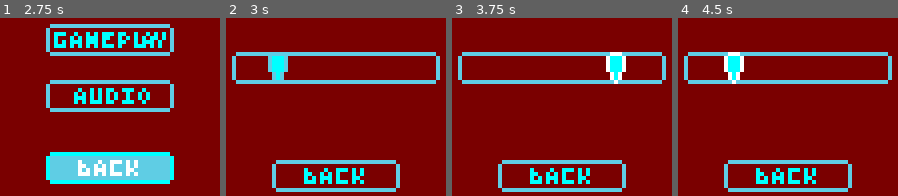
Above: before the commit, frames 1-4 (left to right).
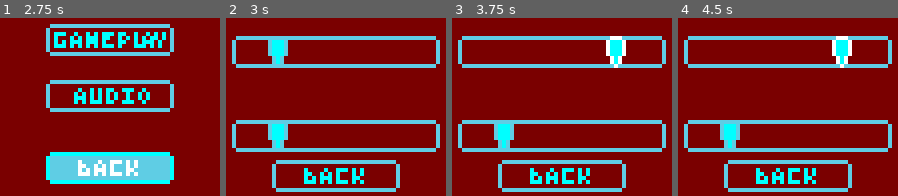
Above: after the commit, the same moments.

Repository: ReubenU/Project-Livid-Strawberries
Game: Godot game, scene res://MainGameScene.tscn
Two runs of this game, one before a commit and one after it. Both use one fixed random seed, a clock stepped at 60 frames per second and the inputs below. Sound files missing from this copy of the repository are replaced by a short silence.
Inputs (mouse positions are in pixels of both pictures, inside the frame that each line leads up to):
- Up to frame 1 (2.75 s): click (110, 144) at 0.5 s; click (110, 39) at 1.25 s; click (110, 176) at 2 s
- Up to frame 2 (3 s): click (336, 96) at 2.75 s
- Up to frame 3 (3.75 s): tap Enter at 3.5 s; move the mouse to (619, 55) at 3.52 s; hold D (move_right) from 3.53 s (still down); hold Ctrl (crouch) from 3.53 s (still down); click (619, 55) at 3.67 s
- Up to frame 4 (4.5 s): tap Space (jump) at 3.77, 4.25 s; move the mouse to (737, 80) at 4.27 s; release D (move_right) at 4.28 s; release Ctrl (crouch) at 4.28 s; hold S (move_backward) from 4.28 s (still down); click (737, 80) at 4.35 s

Frame 1 is identical in both runs. In frame 2, 16% of the frame differs, in the area x 2-98%, y 10-76%; in frame 3, 16%; in frame 4, 16%.

Commit message:
Fixed audio controls
 - Fixed audio slider so it also edits the music.
 - Separated the SFX and music volume sliders.
 - Optimized GUI SFX code.

Diff:
--- a/Assets/GlobalScripts/GUI_SFX_Handler.gd
+++ b/Assets/GlobalScripts/GUI_SFX_Handler.gd
@@ -4,72 +4,53 @@
 onready var gui_cancel = $GUICancel
 onready var gui_hover = $GUISelect
 onready var menumusic = $MenuMusic
+onready var gamemusic = $GameMusic
+onready var samplefoley = $SamplePlayerFoley
 
 onready var ingame_hud = $"../GUI System/In-game HUD"
 
 func _ready():
-	menumusic.volume_db = linear2db(GameSettings.audio_volume/100.0)
+	menumusic.volume_db = linear2db(GameSettings.music_volume/100.0)
+	gamemusic.volume_db = linear2db(GameSettings.music_volume/100.0)
+
+	gui_click.volume_db = linear2db(GameSettings.sfx_volume/100.0)
+	gui_hover.volume_db = linear2db((GameSettings.sfx_volume*4)/100.0)
+	gui_cancel.volume_db = linear2db(GameSettings.sfx_volume/100.0)
 
 func _process(_delta):
 	if (ingame_hud.visible):
 		menumusic.stop()
+		if (!gamemusic.playing):
+			gamemusic.play()
 	else:
 		if (!menumusic.playing):
 			menumusic.play()
+			gamemusic.stop()
+
 
 func play_gui_sfx(sfx):
 	sfx.play()
 
+func _on_Mouse_Hover():
+	play_gui_sfx(gui_hover)
+
+func _on_Mouse_Click():
+	play_gui_sfx(gui_click)
+
+func _on_Back_Button_Clicked():
+	play_gui_sfx(gui_cancel)
 
 
-func _on_Play_Game_Button_pressed():
-	play_gui_sfx(gui_click)
+func _on_Music_Slider_value_changed(value):
+	menumusic.volume_db = linear2db(value/100.0)
+	gamemusic.volume_db = linear2db(value/100.0)
 
-func _on_Play_Game_Button_mouse_entered():
-	play_gui_sfx(gui_hover)
+func _on_SFX_Slider_value_changed(value):
+	gui_click.volume_db = linear2db(value/100.0)
+	gui_hover.volume_db = linear2db((value*2)/100.0)
+	gui_cancel.volume_db = linear2db(value/100.0)
 
-func _on_Settings_Button_pressed():
-	play_gui_sfx(gui_click)
+	samplefoley.volume_db = linear2db(value/100.0)
 
-func _on_Settings_Button_mouse_entered():
-	play_gui_sfx(gui_hover)
-
-# Settings buttons
-func _on_Gameplay_Options_Button_pressed():
-	play_gui_sfx(gui_click)
-
-func _on_Gameplay_Options_Button_mouse_entered():
-	play_gui_sfx(gui_hover)
-
-func _on_Audio_Options_Button_pressed():
-	play_gui_sfx(gui_click)
-
-func _on_Audio_Options_Button_mouse_entered():
-	play_gui_sfx(gui_hover)
-
-func _on_BackButton_pressed():
-	play_gui_sfx(gui_cancel)
-
-func _on_BackButton_mouse_entered():
-	play_gui_sfx(gui_hover)
-
-# Pause Menu
-func _on_Resume_pressed():
-	play_gui_sfx(gui_click)
-
-func _on_Resume_mouse_entered():
-	play_gui_sfx(gui_hover)
-
-func _on_Quit_pressed():
-	play_gui_sfx(gui_cancel)
-
-func _on_Quit_mouse_entered():
-	play_gui_sfx(gui_hover)
-
-
-func _on_Return_pressed():
-	play_gui_sfx(gui_click)
-
-
-func _on_Return_mouse_entered():
-	play_gui_sfx(gui_hover)
+	if (!samplefoley.playing):
+		samplefoley.play()
--- a/Assets/GlobalScripts/GameSettings.gd
+++ b/Assets/GlobalScripts/GameSettings.gd
@@ -3,4 +3,5 @@
 var mouse_sensitivity:float = 20
 var mouse_smoothing:float = 40
 
-var audio_volume:float = 20
+var music_volume:float = 10
+var sfx_volume:float = 10
--- a/MainGameScene.tscn
+++ b/MainGameScene.tscn
@@ -27,6 +27,8 @@
 [ext_resource path="res://Assets/Audio/SFX/UI_Hover_Down.wav" type="AudioStream" id=25]
 [ext_resource path="res://Assets/Audio/SFX/UI_Cancel.wav" type="AudioStream" id=26]
 [ext_resource path="res://Assets/Audio/Menu_MX_v1-B.mp3" type="AudioStream" id=27]
+[ext_resource path="res://Assets/Audio/Gameplay_MX.wav" type="AudioStream" id=28]
+[ext_resource path="res://Assets/Audio/SFX/TetherGun_NoSurface.wav" type="AudioStream" id=29]
 
 [sub_resource type="DynamicFont" id=1]
 size = 32
@@ -279,25 +281,39 @@
 "_edit_lock_": true
 }
 
-[node name="AudioVolumeLabel" type="Label" parent="GUI System/Settings Menu/Audio Options"]
+[node name="Music Slider Label" type="Label" parent="GUI System/Settings Menu/Audio Options"]
 anchor_left = 0.5
 anchor_top = 0.5
 anchor_right = 0.5
 anchor_bottom = 0.5
 margin_left = -18.0
-margin_top = -18.0
+margin_top = -22.0
 margin_right = 19.0
-margin_bottom = -4.0
+margin_bottom = -8.0
 custom_colors/font_color = Color( 0, 1, 1, 1 )
 custom_fonts/font = SubResource( 7 )
-text = "Audio Vol."
-align = 1
-
-[node name="VolumeSlider" type="HSlider" parent="GUI System/Settings Menu/Audio Options"]
+text = "Music Vol."
+align = 1
+
+[node name="SFX Slider Label" type="Label" parent="GUI System/Settings Menu/Audio Options"]
+anchor_left = 0.5
+anchor_top = 0.5
+anchor_right = 0.5
+anchor_bottom = 0.5
+margin_left = -18.0
+margin_top = -1.0
+margin_right = 19.0
+margin_bottom = 13.0
+custom_colors/font_color = Color( 0, 1, 1, 1 )
+custom_fonts/font = SubResource( 7 )
+text = "SFX Vol."
+align = 1
+
+[node name="MusicSlider" type="HSlider" parent="GUI System/Settings Menu/Audio Options"]
 margin_left = 6.0
-margin_top = 28.0
+margin_top = 24.0
 margin_right = 58.0
-margin_bottom = 36.0
+margin_bottom = 32.0
 custom_icons/grabber_highlight = ExtResource( 12 )
 custom_icons/grabber = ExtResource( 11 )
 custom_styles/slider = SubResource( 13 )
@@ -305,6 +321,18 @@
 custom_styles/grabber_area = SubResource( 15 )
 value = 20.0
 
+[node name="SFXslider" type="HSlider" parent="GUI System/Settings Menu/Audio Options"]
+margin_left = 6.0
+margin_top = 45.0
+margin_right = 58.0
+margin_bottom = 53.0
+custom_icons/grabber_highlight = ExtResource( 12 )
+custom_icons/grabber = ExtResource( 11 )
+custom_styles/slider = SubResource( 13 )
+custom_styles/grabber_area_highlight = SubResource( 14 )
+custom_styles/grabber_area = SubResource( 15 )
+value = 20.0
+
 [node name="BackButton" type="TextureButton" parent="GUI System/Settings Menu/Audio Options"]
 anchor_left = 0.5
 anchor_top = 1.0
@@ -403,41 +431,50 @@
 
 [node name="GUISelect" type="AudioStreamPlayer" parent="GUI SFX"]
 stream = ExtResource( 25 )
+volume_db = 1.0
 
 [node name="MenuMusic" type="AudioStreamPlayer" parent="GUI SFX"]
 stream = ExtResource( 27 )
-autoplay = true
+
+[node name="GameMusic" type="AudioStreamPlayer" parent="GUI SFX"]
+stream = ExtResource( 28 )
+
+[node name="SamplePlayerFoley" type="AudioStreamPlayer" parent="GUI SFX"]
+stream = ExtResource( 29 )
 
 [connection signal="button_down" from="GUI System/MainMenu/Play Game Button" to="GUI System" method="_on_Play_Game_Button_button_down"]
-[connection signal="mouse_entered" from="GUI System/MainMenu/Play Game Button" to="GUI SFX" method="_on_Play_Game_Button_mouse_entered"]
-[connection signal="pressed" from="GUI System/MainMenu/Play Game Button" to="GUI SFX" method="_on_Play_Game_Button_pressed"]
-[connection signal="mouse_entered" from="GUI System/MainMenu/Settings Button" to="GUI SFX" method="_on_Settings_Button_mouse_entered"]
+[connection signal="mouse_entered" from="GUI System/MainMenu/Play Game Button" to="GUI SFX" method="_on_Mouse_Hover"]
+[connection signal="pressed" from="GUI System/MainMenu/Play Game Button" to="GUI SFX" method="_on_Mouse_Click"]
+[connection signal="mouse_entered" from="GUI System/MainMenu/Settings Button" to="GUI SFX" method="_on_Mouse_Hover"]
 [connection signal="pressed" from="GUI System/MainMenu/Settings Button" to="GUI System" method="_on_Settings_Button_pressed"]
-[connection signal="pressed" from="GUI System/MainMenu/Settings Button" to="GUI SFX" method="_on_Settings_Button_pressed"]
-[connection signal="mouse_entered" from="GUI System/Settings Menu/Button Menu/Gameplay Options Button" to="GUI SFX" method="_on_Gameplay_Options_Button_mouse_entered"]
+[connection signal="pressed" from="GUI System/MainMenu/Settings Button" to="GUI SFX" method="_on_Mouse_Click"]
+[connection signal="mouse_entered" from="GUI System/Settings Menu/Button Menu/Gameplay Options Button" to="GUI SFX" method="_on_Mouse_Hover"]
 [connection signal="pressed" from="GUI System/Settings Menu/Button Menu/Gameplay Options Button" to="GUI System/Settings Menu" method="_on_Gameplay_Options_Button_pressed"]
-[connection signal="pressed" from="GUI System/Settings Menu/Button Menu/Gameplay Options Button" to="GUI SFX" method="_on_Gameplay_Options_Button_pressed"]
-[connection signal="mouse_entered" from="GUI System/Settings Menu/Button Menu/Audio Options Button" to="GUI SFX" method="_on_Audio_Options_Button_mouse_entered"]
+[connection signal="pressed" from="GUI System/Settings Menu/Button Menu/Gameplay Options Button" to="GUI SFX" method="_on_Mouse_Click"]
+[connection signal="mouse_entered" from="GUI System/Settings Menu/Button Menu/Audio Options Button" to="GUI SFX" method="_on_Mouse_Hover"]
 [connection signal="pressed" from="GUI System/Settings Menu/Button Menu/Audio Options Button" to="GUI System/Settings Menu" method="_on_Audio_Options_Button_pressed"]
-[connection signal="pressed" from="GUI System/Settings Menu/Button Menu/Audio Options Button" to="GUI SFX" method="_on_Audio_Options_Button_pressed"]
-[connection signal="mouse_entered" from="GUI System/Settings Menu/Button Menu/BackButton" to="GUI SFX" method="_on_BackButton_mouse_entered"]
+[connection signal="pressed" from="GUI System/Settings Menu/Button Menu/Audio Options Button" to="GUI SFX" method="_on_Mouse_Click"]
+[connection signal="mouse_entered" from="GUI System/Settings Menu/Button Menu/BackButton" to="GUI SFX" method="_on_Mouse_Hover"]
 [connection signal="pressed" from="GUI System/Settings Menu/Button Menu/BackButton" to="GUI System/Settings Menu" method="_on_BackButton_pressed"]
-[connection signal="pressed" from="GUI System/Settings Menu/Button Menu/BackButton" to="GUI SFX" method="_on_BackButton_pressed"]
+[connection signal="pressed" from="GUI System/Settings Menu/Button Menu/BackButton" to="GUI SFX" method="_on_Back_Button_Clicked"]
 [connection signal="text_changed" from="GUI System/Settings Menu/Gameplay Options/MouseSpeedText" to="Game World" method="_on_MouseSpeedText_text_changed"]
 [connection signal="text_changed" from="GUI System/Settings Menu/Gameplay Options/MouseSmoothText" to="Game World" method="_on_MouseSmoothText_text_changed"]
-[connection signal="mouse_entered" from="GUI System/Settings Menu/Gameplay Options/BackButton" to="GUI SFX" method="_on_BackButton_mouse_entered"]
+[connection signal="mouse_entered" from="GUI System/Settings Menu/Gameplay Options/BackButton" to="GUI SFX" method="_on_Mouse_Hover"]
 [connection signal="pressed" from="GUI System/Settings Menu/Gameplay Options/BackButton" to="GUI System/Settings Menu" method="_on_GamePlayOptions_BackButton_pressed"]
-[connection signal="pressed" from="GUI System/Settings Menu/Gameplay Options/BackButton" to="GUI SFX" method="_on_BackButton_pressed"]
-[connection signal="value_changed" from="GUI System/Settings Menu/Audio Options/VolumeSlider" to="Game World" method="_on_VolumeSlider_value_changed"]
-[connection signal="mouse_entered" from="GUI System/Settings Menu/Audio Options/BackButton" to="GUI SFX" method="_on_BackButton_mouse_entered"]
+[connection signal="pressed" from="GUI System/Settings Menu/Gameplay Options/BackButton" to="GUI SFX" method="_on_Back_Button_Clicked"]
+[connection signal="value_changed" from="GUI System/Settings Menu/Audio Options/MusicSlider" to="Game World" method="_on_Music_Slider_value_changed"]
+[connection signal="value_changed" from="GUI System/Settings Menu/Audio Options/MusicSlider" to="GUI SFX" method="_on_Music_Slider_value_changed"]
+[connection signal="value_changed" from="GUI System/Settings Menu/Audio Options/SFXslider" to="Game World" method="_on_SFX_Slider_value_changed"]
+[connection signal="value_changed" from="GUI System/Settings Menu/Audio Options/SFXslider" to="GUI SFX" method="_on_SFX_Slider_value_changed"]
+[connection signal="mouse_entered" from="GUI System/Settings Menu/Audio Options/BackButton" to="GUI SFX" method="_on_Mouse_Hover"]
 [connection signal="pressed" from="GUI System/Settings Menu/Audio Options/BackButton" to="GUI System/Settings Menu" method="_on_AudioOptions_BackButton_pressed"]
-[connection signal="pressed" from="GUI System/Settings Menu/Audio Options/BackButton" to="GUI SFX" method="_on_BackButton_pressed"]
-[connection signal="mouse_entered" from="GUI System/PauseMenu/Resume" to="GUI SFX" method="_on_Resume_mouse_entered"]
+[connection signal="pressed" from="GUI System/Settings Menu/Audio Options/BackButton" to="GUI SFX" method="_on_Back_Button_Clicked"]
+[connection signal="mouse_entered" from="GUI System/PauseMenu/Resume" to="GUI SFX" method="_on_Mouse_Hover"]
 [connection signal="pressed" from="GUI System/PauseMenu/Resume" to="Game World" method="_on_Resume_pressed"]
-[connection signal="pressed" from="GUI System/PauseMenu/Resume" to="GUI SFX" method="_on_Resume_pressed"]
-[connection signal="mouse_entered" from="GUI System/PauseMenu/Quit" to="GUI SFX" method="_on_Quit_mouse_entered"]
+[connection signal="pressed" from="GUI System/PauseMenu/Resume" to="GUI SFX" method="_on_Mouse_Click"]
+[connection signal="mouse_entered" from="GUI System/PauseMenu/Quit" to="GUI SFX" method="_on_Mouse_Hover"]
 [connection signal="pressed" from="GUI System/PauseMenu/Quit" to="Game World" method="_on_Quit_pressed"]
-[connection signal="pressed" from="GUI System/PauseMenu/Quit" to="GUI SFX" method="_on_Quit_pressed"]
-[connection signal="mouse_entered" from="GUI System/WinMenu/Return" to="GUI SFX" method="_on_Return_mouse_entered"]
+[connection signal="pressed" from="GUI System/PauseMenu/Quit" to="GUI SFX" method="_on_Back_Button_Clicked"]
+[connection signal="mouse_entered" from="GUI System/WinMenu/Return" to="GUI SFX" method="_on_Mouse_Hover"]
 [connection signal="pressed" from="GUI System/WinMenu/Return" to="Game World" method="_on_Return_pressed"]
-[connection signal="pressed" from="GUI System/WinMenu/Return" to="GUI SFX" method="_on_Return_pressed"]
+[connection signal="pressed" from="GUI System/WinMenu/Return" to="GUI SFX" method="_on_Mouse_Click"]
--- a/Prefabs/Environment/CoreScripts/GameManager.gd
+++ b/Prefabs/Environment/CoreScripts/GameManager.gd
@@ -63,9 +63,11 @@
 		GameSettings.mouse_smoothing = float(new_text)
 
 
-func _on_VolumeSlider_value_changed(value):
-	GameSettings.audio_volume = value/100.0
+func _on_Music_Slider_value_changed(value):
+	GameSettings.music_volume = value
 
+func _on_SFX_Slider_value_changed(value):
+	GameSettings.sfx_volume = value
 
 func _on_Resume_pressed():
 	hud.visible = true
--- a/Prefabs/Player/PlayerFoley.gd
+++ b/Prefabs/Player/PlayerFoley.gd
@@ -27,8 +27,7 @@
 var rng = RandomNumberGenerator.new()
 
 func _ready():
-	for  sfx in all_sfx:
-		sfx.volume_db = linear2db(GameSettings.audio_volume/100.0)
+	on_Audio_Setting_Changed()
 
 	tether_gun.connect("tether_fail", self, "_on_Tether_No_Surface")
 	tether_gun.connect("tether_hook", self, "_on_Tether_Hooked")
@@ -38,6 +37,8 @@
 	rng.randomize()
 
 func _process(_delta):
+	#on_Audio_Setting_Changed()
+
 	if (tether_hook_sfx.playing and !is_tether_held):
 		if (tether_hook_sfx.get_playback_position() >= 0.70):
 			tether_hook_sfx.stop()
@@ -53,6 +54,13 @@
 
 		if (round(player.h_velocity.length()) > 0):
 			random_footstep()
+
+func on_Audio_Setting_Changed():
+	for sfx in all_sfx:
+		sfx.volume_db = linear2db(GameSettings.sfx_volume/100.0)
+
+	for footstep in footsteps:
+		footstep.volume_db = linear2db(GameSettings.sfx_volume/100.0)
 
 onready var last_footstep = footsteps[0]
 func random_footstep():
Not shown, added: Assets/Audio/Gameplay_MX.wav.import
Not shown: 1 places in MainGameScene.tscn that only renumber resources
Not shown, added: Assets/Audio/Gameplay_MX.wav
